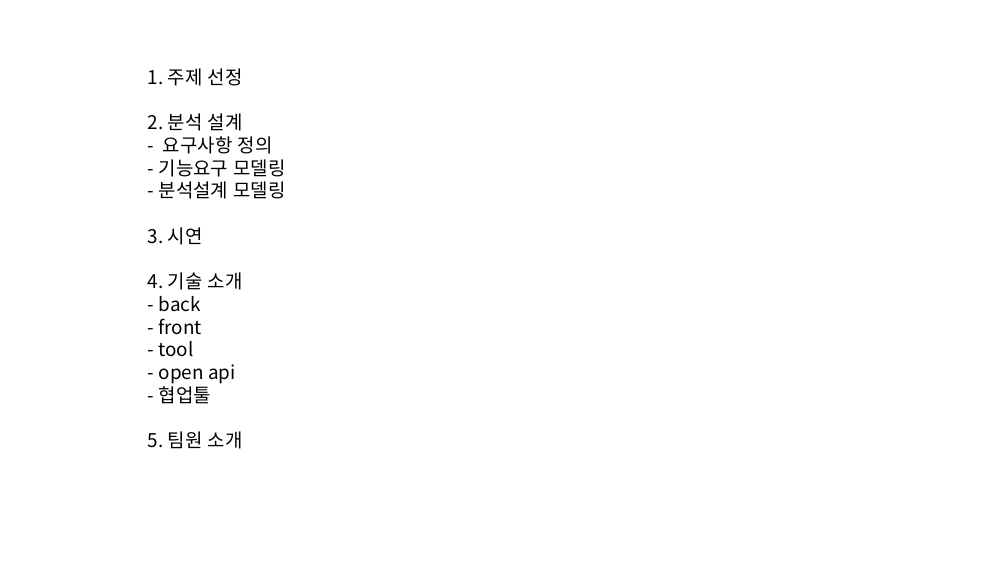
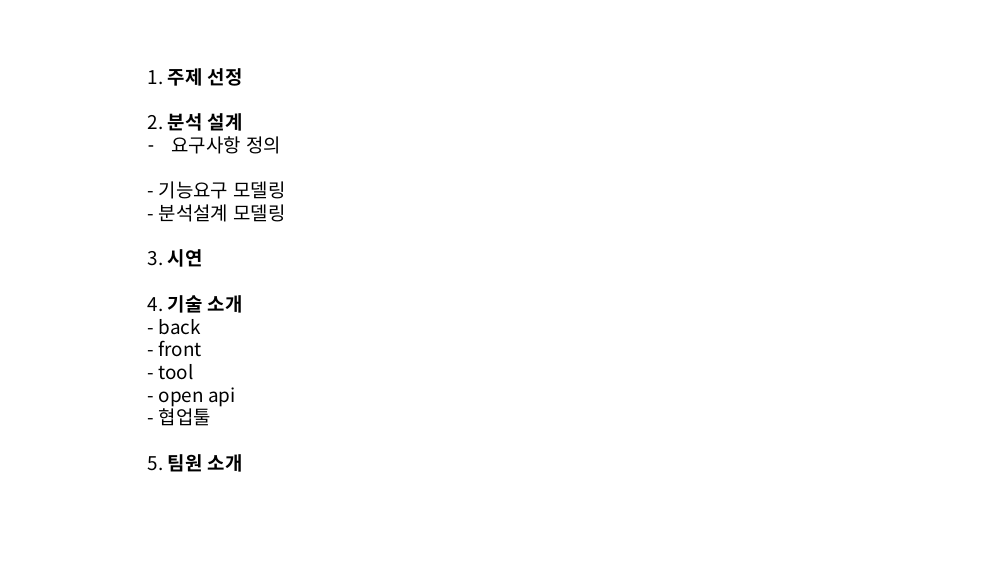
Before and after one commit to djyoon956/OWL_Refactoring, a slide deck: slide 2 of 4조/발표영상 및 PPT/OWL.pptx. Drawn at 1008x567 pixels with LibreOffice and Linux fonts; fonts in the diff are those of the drawing. Boxes give left, top, right and bottom in pixels: in the first picture for what was removed or moved away, otherwise in the second. Text is boxed around its words. In the diff, an @@ line names an element or a change of style, - is before the commit and + after.

Commit message:
[#110] ppt

```diff
--- a/4조/발표영상 및 PPT/OWL.pptx
+++ b/4조/발표영상 및 PPT/OWL.pptx
@@ text at (148,68,243,472): bold on in "주제 선정", "분석 설계", "시연", "기술 소개" and 1 more places @@
@@ text at (171,136,281,154): text changed @@
-- 요구사항 정의
+– 요구사항 정의
```
Also in this commit, not shown: 8 slides added, 10 slides removed.
